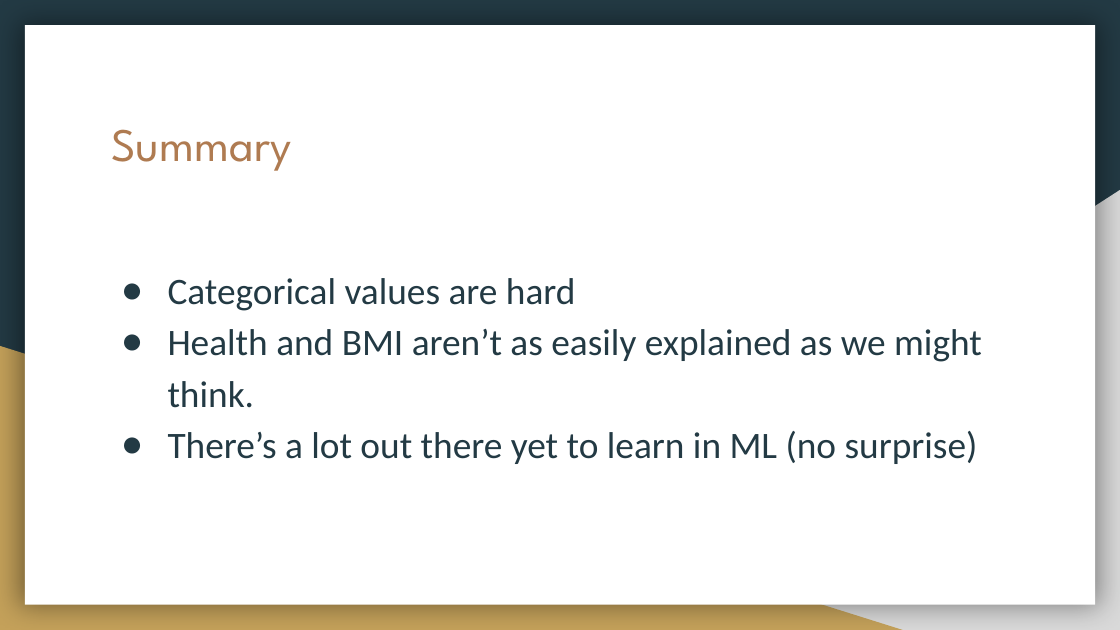
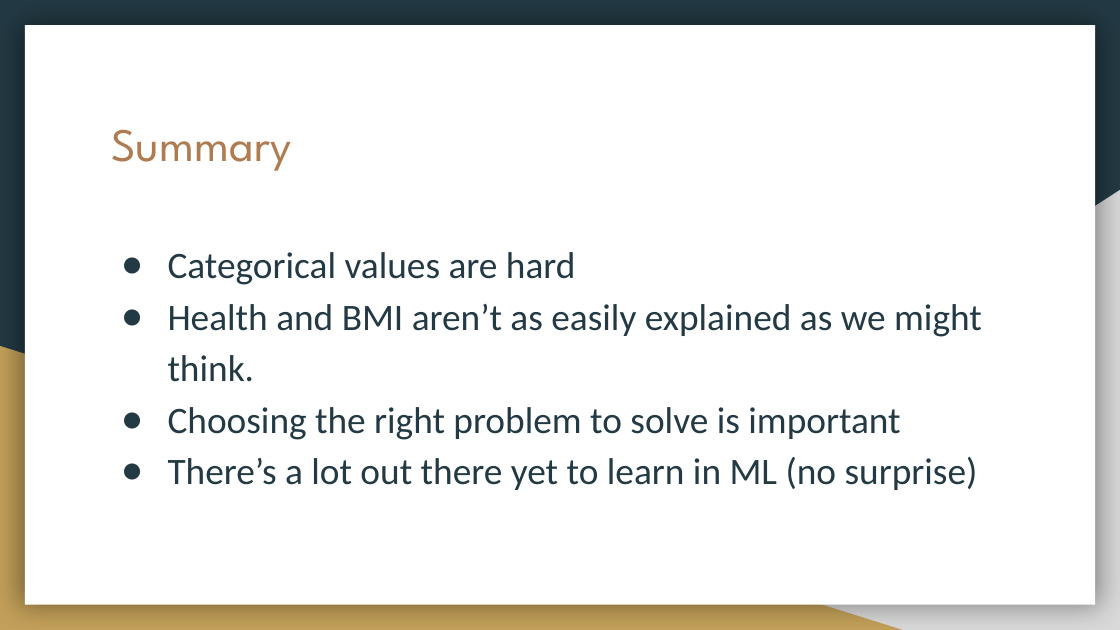
Before and after one commit to jamesdedon/763Project, a slide deck: slide 18 of deliverables/763 Final Project Presentation.pptx. Drawn at 1120x630 pixels with LibreOffice and Linux fonts; fonts in the diff are those of the drawing. Boxes give left, top, right and bottom in pixels: in the first picture for what was removed or moved away, otherwise in the second. Text is boxed around its words. In the diff, an @@ line names an element or a change of style, - is before the commit and + after.

```diff
--- a/deliverables/763 Final Project Presentation.pptx
+++ b/deliverables/763 Final Project Presentation.pptx
@@ text at (x1=168, y1=407, x2=900, y2=440): paragraph added @@
+● Choosing the right problem to solve is important
```
Also in this commit, not shown: 2 other slides changed, 2 other files.
